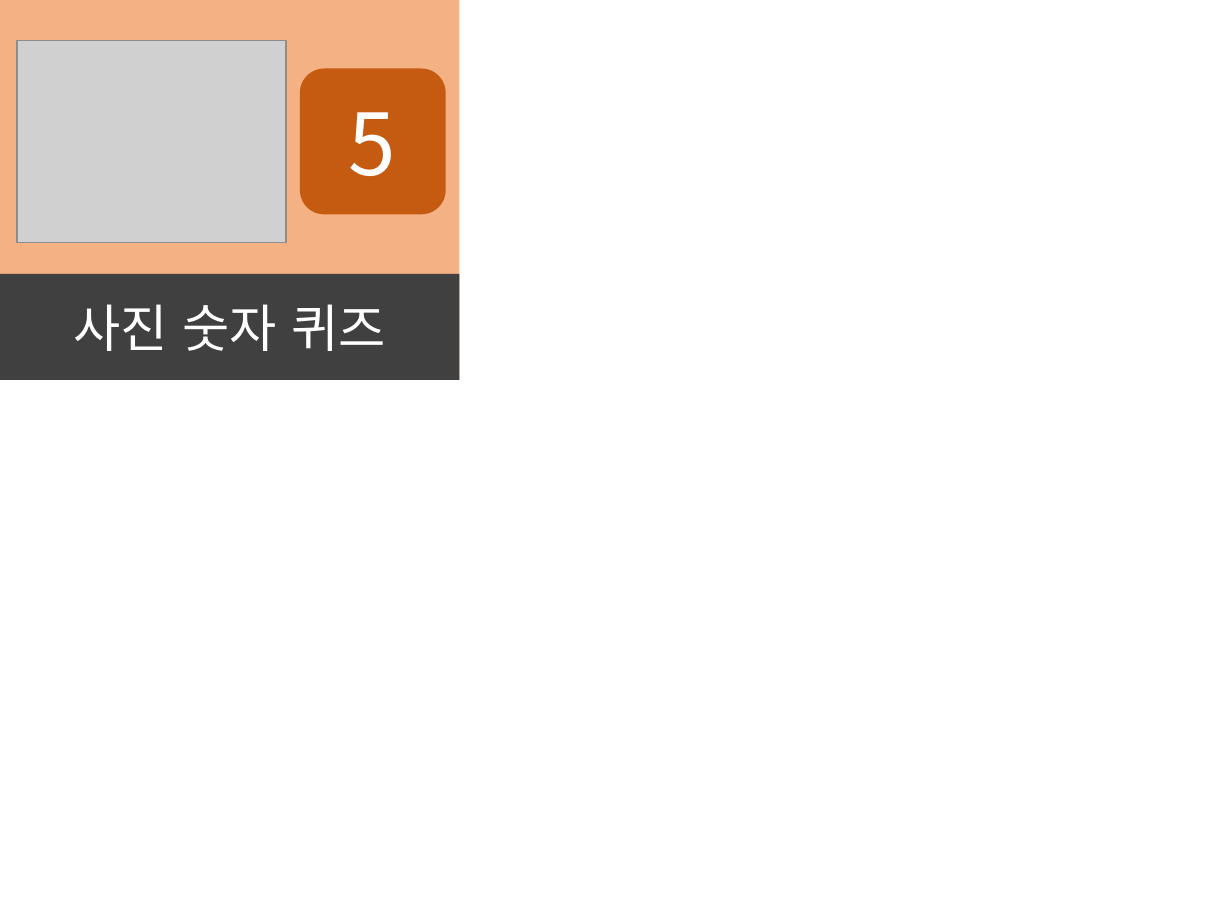
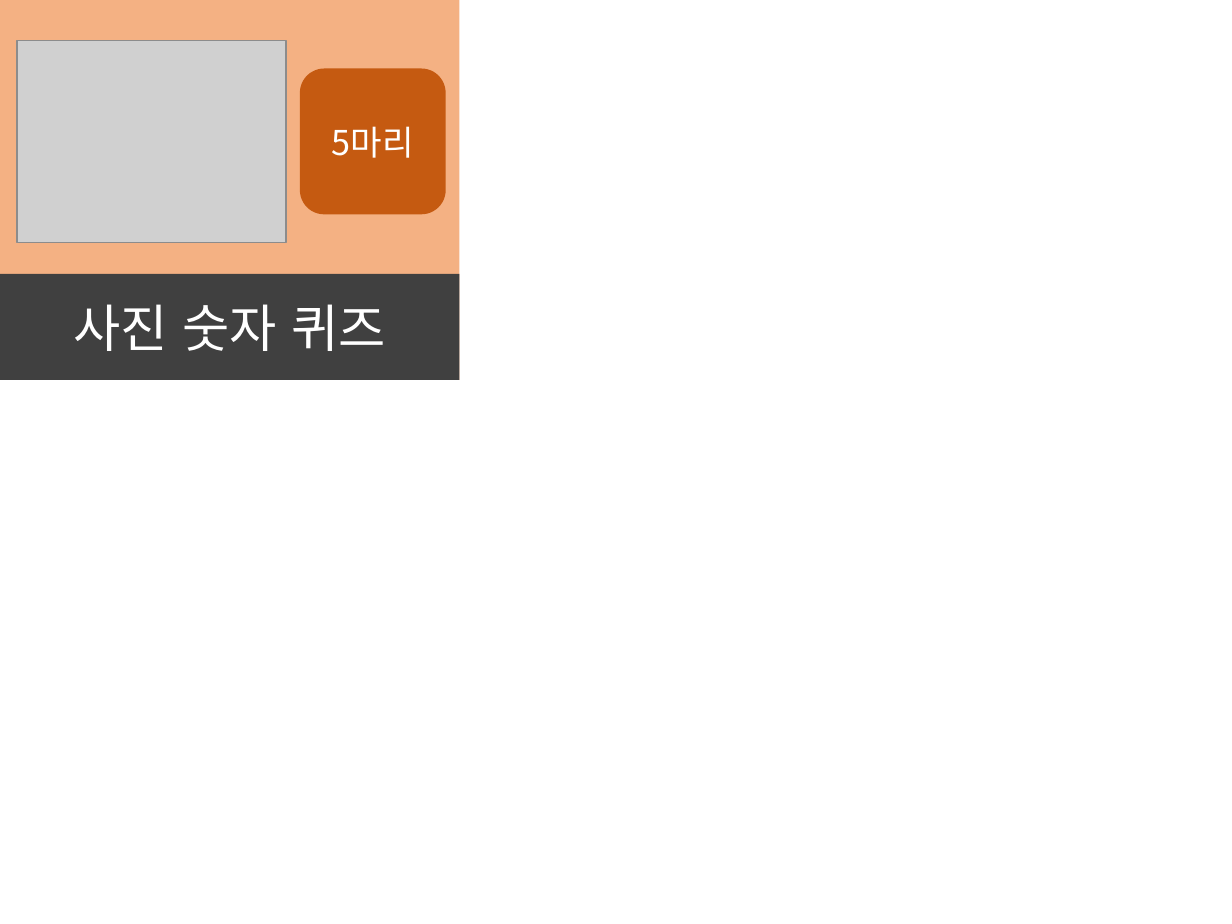
Before and after one commit to greatelv/project.WeMakeGenius, a slide deck: slide 2 of WebContent/assets/img/intention/게임선택.pptx. Drawn at 1232x924 pixels with LibreOffice and Linux fonts; fonts in the diff are those of the drawing; grey boxes stand for pictures. Boxes give left, top, right and bottom in pixels: in the first picture for what was removed or moved away, otherwise in the second. Text is boxed around its words. In the diff, an @@ line names an element or a change of style, - is before the commit and + after.

```diff
--- a/WebContent/assets/img/intention/게임선택.pptx
+++ b/WebContent/assets/img/intention/게임선택.pptx
@@ text in rounded rectangle at (332,126,414,158): text changed; size 50 to 20 pt @@
-5
+5마리
```
Also in this commit, not shown: 1 other file.
